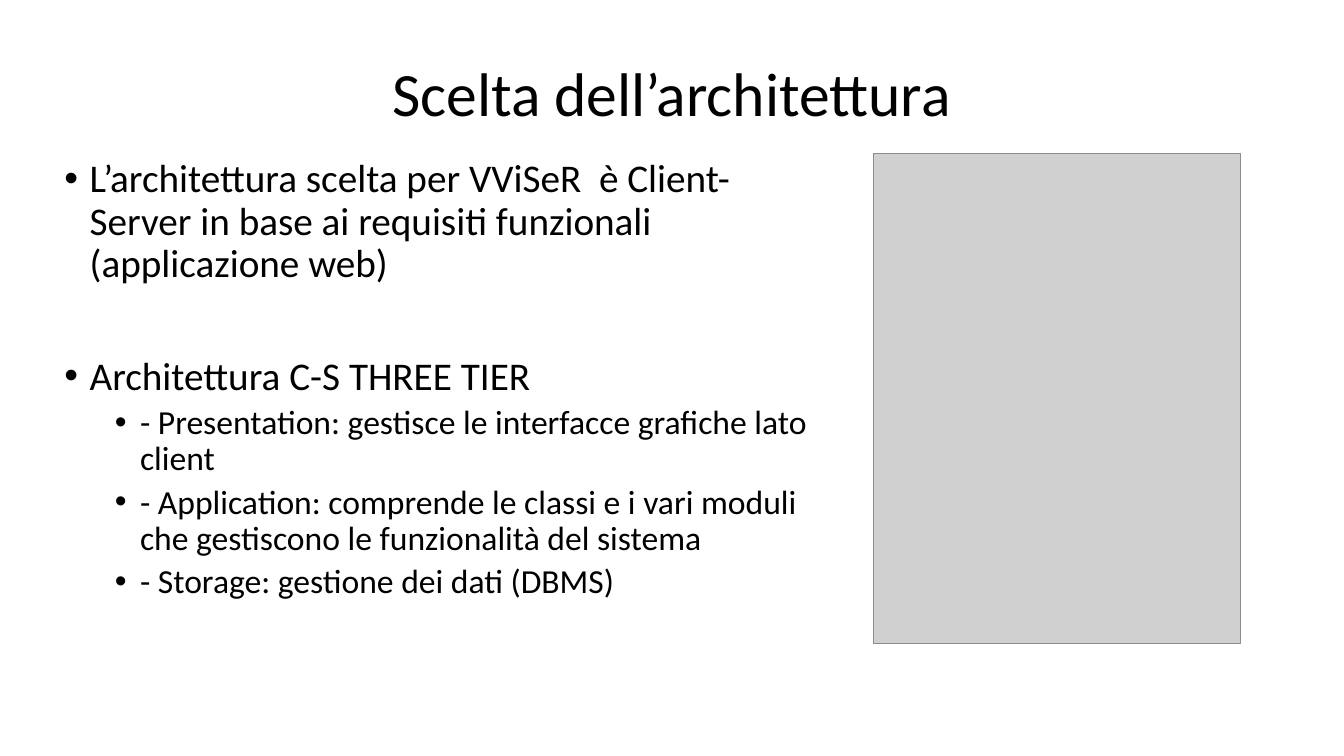
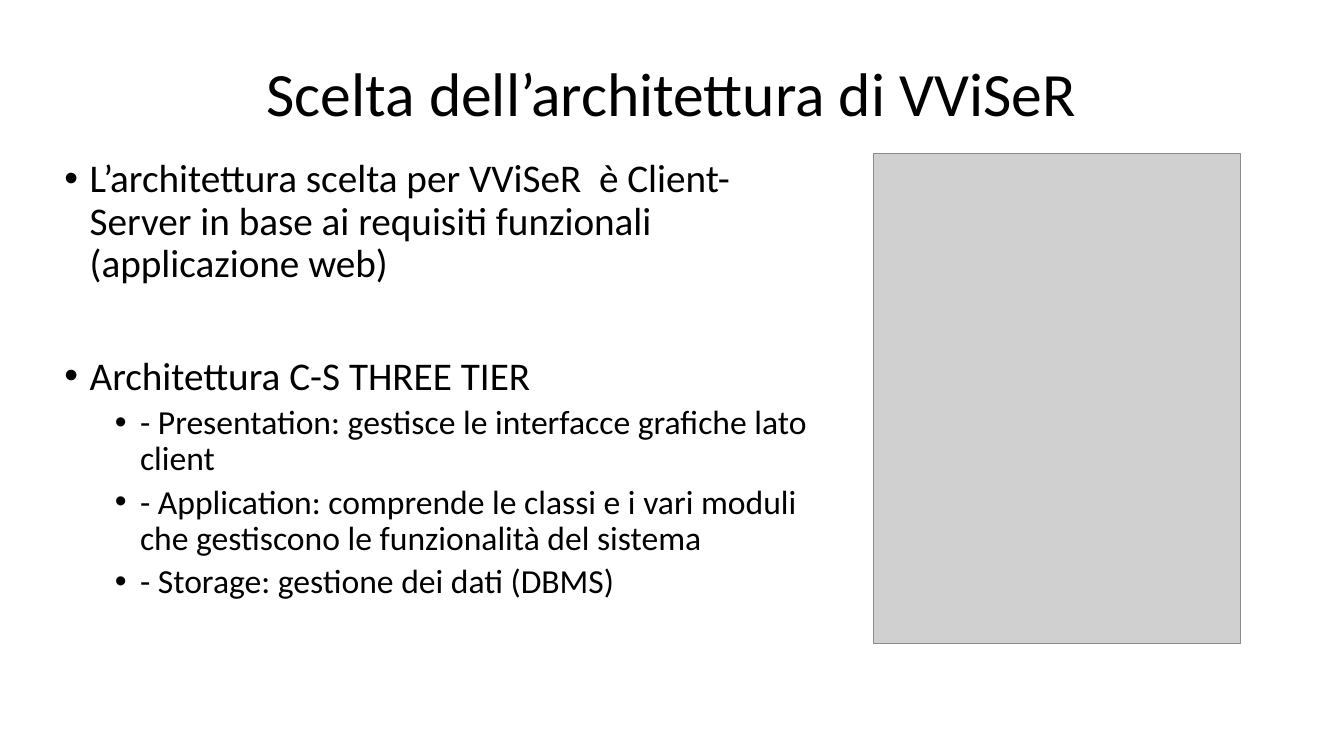
Before and after one commit to annafe/vviser-unisa, a slide deck: slide 4 of wiki/presentazione/SDD - Mavi.pptx. Drawn at 1344x756 pixels with LibreOffice and Linux fonts; fonts in the diff are those of the drawing; grey boxes stand for pictures. Boxes give left, top, right and bottom in pixels: in the first picture for what was removed or moved away, otherwise in the second. Text is boxed around its words. In the diff, an @@ line names an element or a change of style, - is before the commit and + after.

```diff
--- a/wiki/presentazione/SDD - Mavi.pptx
+++ b/wiki/presentazione/SDD - Mavi.pptx
@@ title at (267,73,1075,117): text changed @@
-Scelta dell’architettura
+Scelta dell’architettura di VViSeR
```
Also in this commit, not shown: 5 other slides changed.
